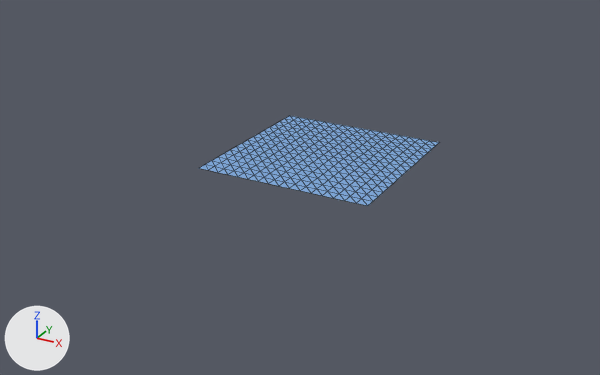
Before and after pictures for a commit that changed the glTF model assets/models/water-swell-lite.glb.
Both versions are drawn from a camera (50 mm lens) standing at (507.0, -992.0, 437.0) and looking at (-21.0, -33.0, -43.0). Arrows for +X, +Y and +Z are at lower left; the lights stay in place. The older version comes first. Mesh edges are drawn as thin lines.

Names of what the first picture shows: 'SwellLite'.
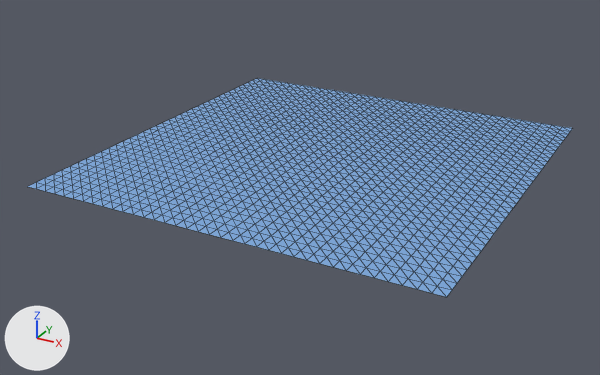
Where the change shows, as pixel boxes (x1, y1, x2, y2) in the pictures (600 x 375 px):
'SwellLite', reshaped (128% wider, 142% taller)
    before: (200, 116, 439, 206)
    after: (27, 78, 573, 297)
part 1 of me_swelllite, added (blue)
    after: (27, 78, 573, 297)

Diff of the bpy script that builds the scene:
```diff
--- a/assets/models/water-swell-lite.glb.py
+++ b/assets/models/water-swell-lite.glb.py
@@ me_swelllite @@
 # used by ob_swelllite; location = (0.0, 0.0, 0.0)
-me_swelllite.from_pydata(...)  # 289 vertices, 512 faces; spans x -128.0..128.0, y -128.0..128.0, z 0.0
+me_swelllite.from_pydata(...)  # 1369 vertices, 2592 faces; spans x -288.0..288.0, y -288.0..288.0, z 0.0
+# me_swelllite part 1: 1080 vertices added at x -288.0..288.0, y -288.0..288.0, z 0.0
 me_swelllite.materials.append(mat_sea)
```
